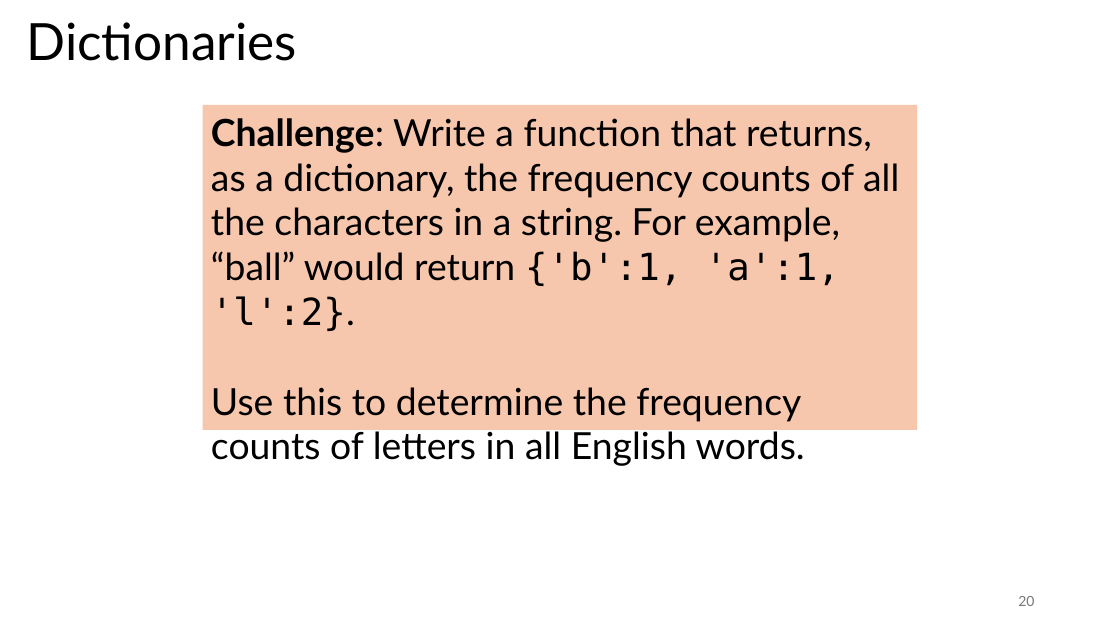
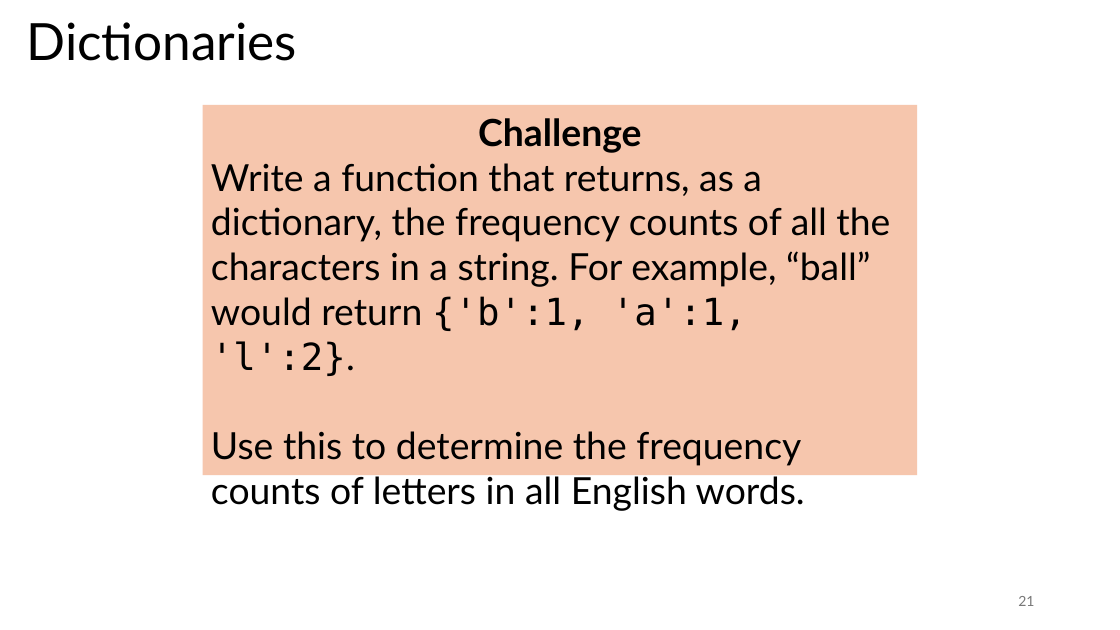
Before and after one commit to tjd1234/cmpt120fall2024, a slide deck: slide 21 of lecture_notes/chapter10/chapter10.pptx (slide 20 before the commit). Drawn at 1120x630 pixels with LibreOffice and Linux fonts; fonts in the diff are those of the drawing. Boxes give left, top, right and bottom in pixels: in the first picture for what was removed or moved away, otherwise in the second. Text is boxed around its words. In the diff, an @@ line names an element or a change of style, - is before the commit and + after.

```diff
--- a/lecture_notes/chapter10/chapter10.pptx
+++ b/lecture_notes/chapter10/chapter10.pptx
@@ rectangle "Challenge": place and size @@
-rectangle "Challenge" at [202, 105, 918, 430]
+rectangle "Challenge" at [202, 105, 918, 476]
@@ text in rectangle at [211, 118, 890, 376]: text changed @@
-Challenge: Write a function that returns, as a dictionary, the frequency counts of all the characters in a string. For example, “ball” would return {'b':1, 'a':1, 'l':2}.
+Challenge
+Write a function that returns, as a dictionary, the frequency counts of all the characters in a string. For example, “ball” would return {'b':1, 'a':1, 'l':2}.
@@ page number at [1018, 596, 1034, 606]: text changed @@
-20
+21
```
Also in this commit, not shown: 9 other slides changed, 1 slide added, 12 other files.
